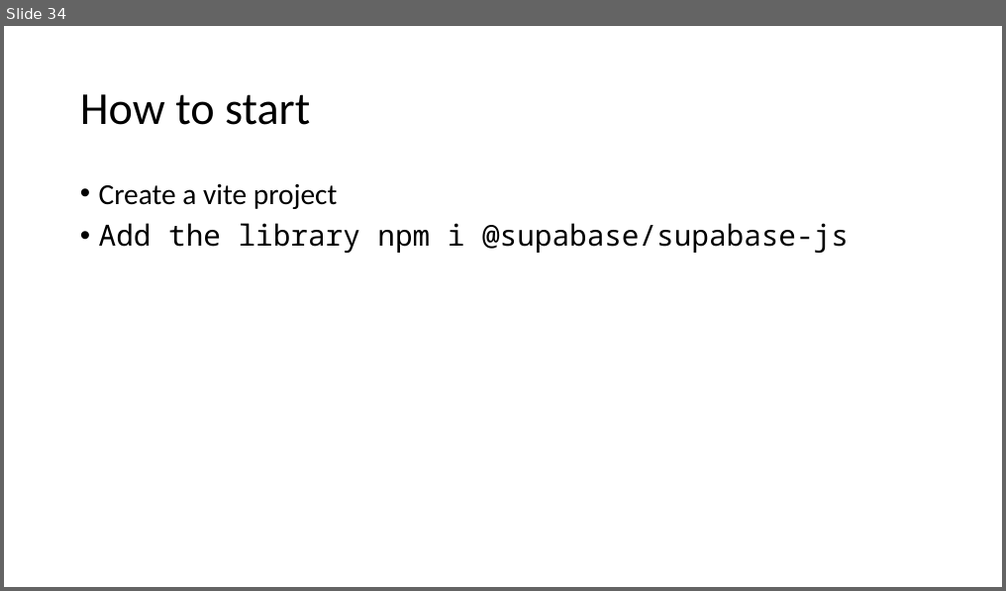
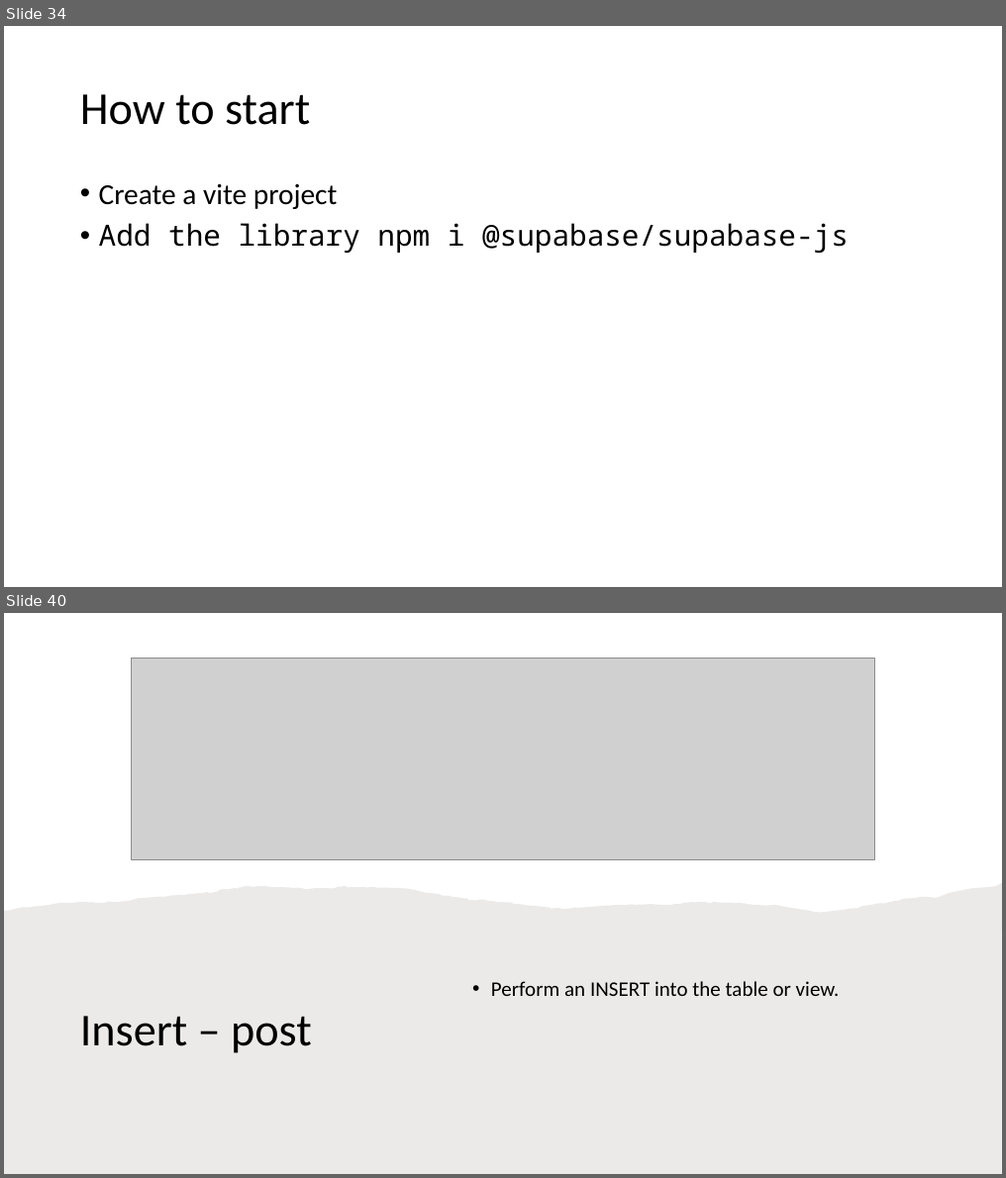
Before and after one commit to 1shaked/full-stack, a slide deck: 19ass/19ass.pptx. Shown one above the other, each under a label of ours: slide 34 before the commit, slides 34 and 40 after it; the slides between them are not shown. The pictures are 1006x591 and 1006x1178 pixels, drawn with LibreOffice and Linux fonts; fonts in the diff are those of the drawing; grey boxes stand for pictures. Boxes give left, top, right and bottom in pixels: in the first picture for what was removed or moved away, otherwise in the second. Text is boxed around its words. In the diff, an @@ line names an element or a change of style, - is before the commit and + after.

```diff
--- a/19ass/19ass.pptx
+++ b/19ass/19ass.pptx
@@ slide 40 added at <box>4,613,1002,1174</box>, background #FFFFFF @@
@@ picture added at <box>132,659,874,861</box> @@
@@ freeform shape added at <box>4,883,1002,1174</box>, fill #82766A at 15% opacity @@
@@ text added at <box>491,981,840,996</box>, 20 pt, text #000000 @@
+• Perform an INSERT into the table or view.
@@ title added at <box>80,1016,312,1054</box>, 44 pt, text #000000 @@
+Insert – post
```
Also in this commit, not shown: 14 other slides added, 28 other files.
